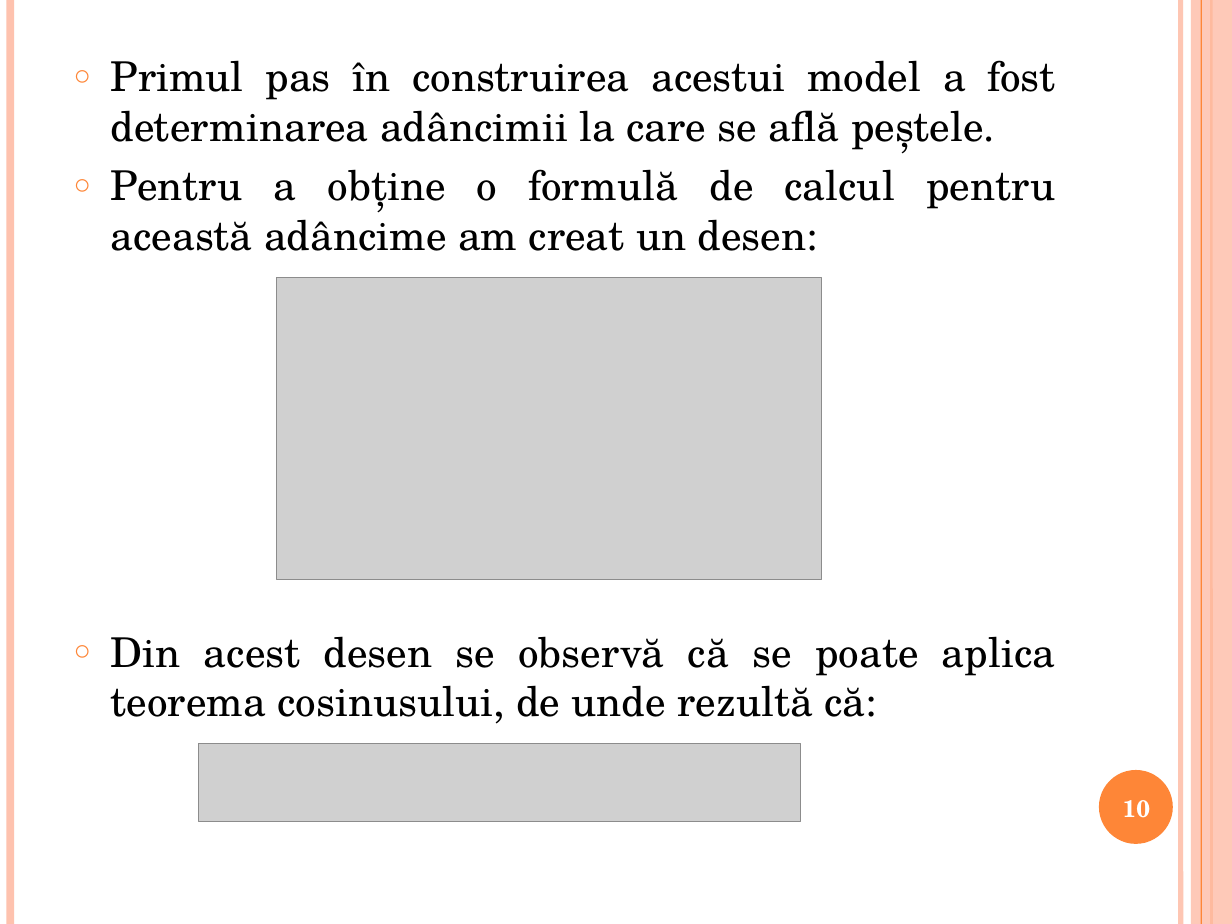
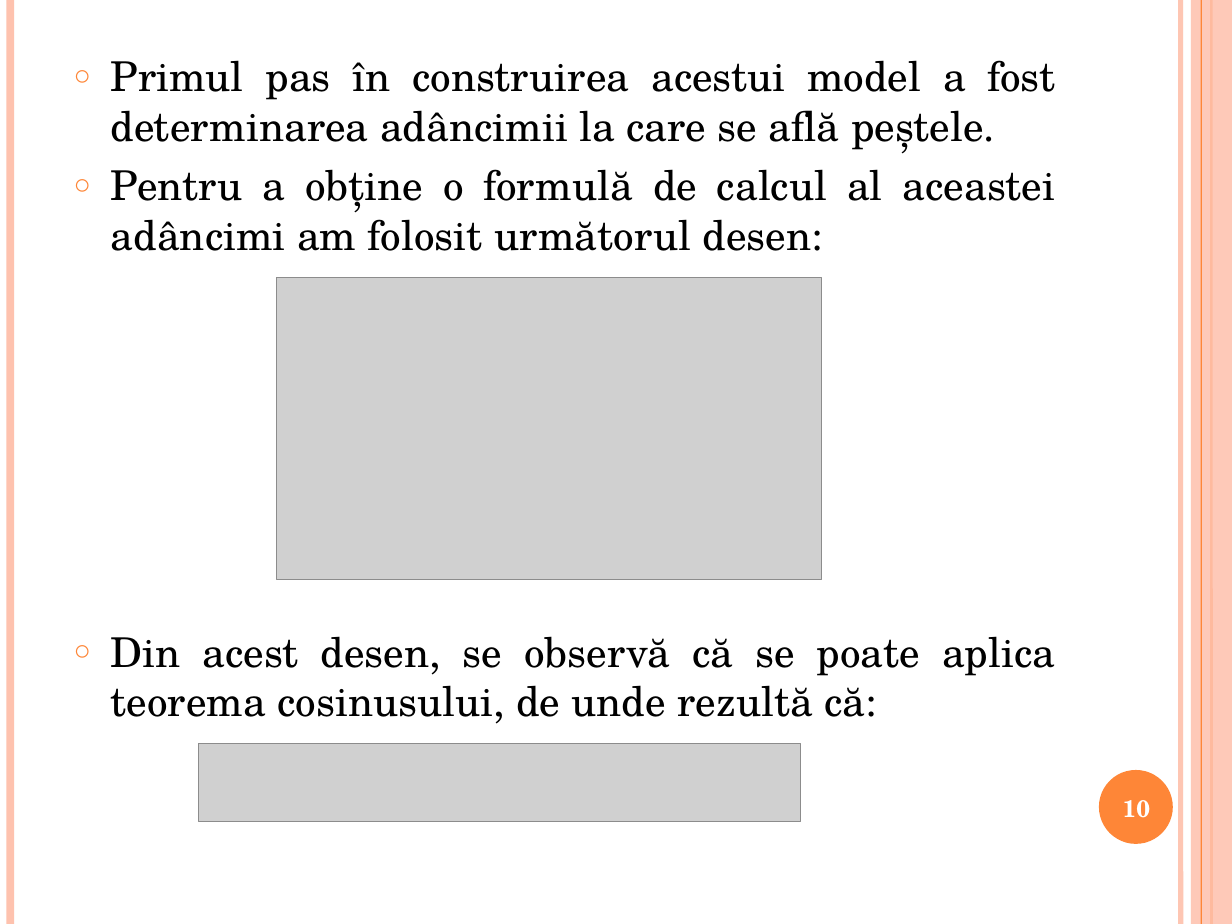
Before and after one commit to medyt/Lucrare-licenta, a slide deck: slide 10 of Prezentare licenta.pptx. Drawn at 1232x924 pixels with LibreOffice and Linux fonts; fonts in the diff are those of the drawing; grey boxes stand for pictures. Boxes give left, top, right and bottom in pixels: in the first picture for what was removed or moved away, otherwise in the second. Text is boxed around its words. In the diff, an @@ line names an element or a change of style, - is before the commit and + after.

```diff
--- a/Prezentare licenta.pptx
+++ b/Prezentare licenta.pptx
@@ text at <box>111,169,1056,724</box>: text changed @@
-○ Pentru a obține o formulă de calcul pentru această adâncime am creat un desen:
-○ Din acest desen se observă că se poate aplica teorema cosinusului, de unde rezultă că:
+○ Pentru a obține o formulă de calcul al aceastei adâncimi am folosit următorul desen:
+○ Din acest desen, se observă că se poate aplica teorema cosinusului, de unde rezultă că:
```
Also in this commit, not shown: 10 other slides changed.
